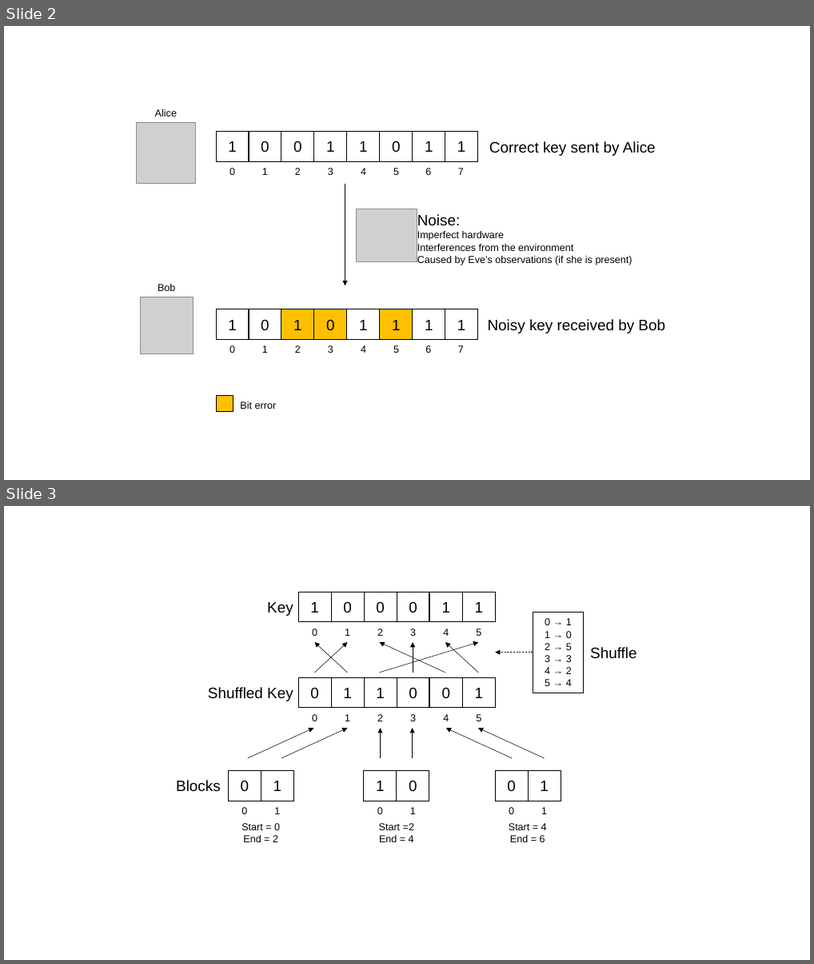
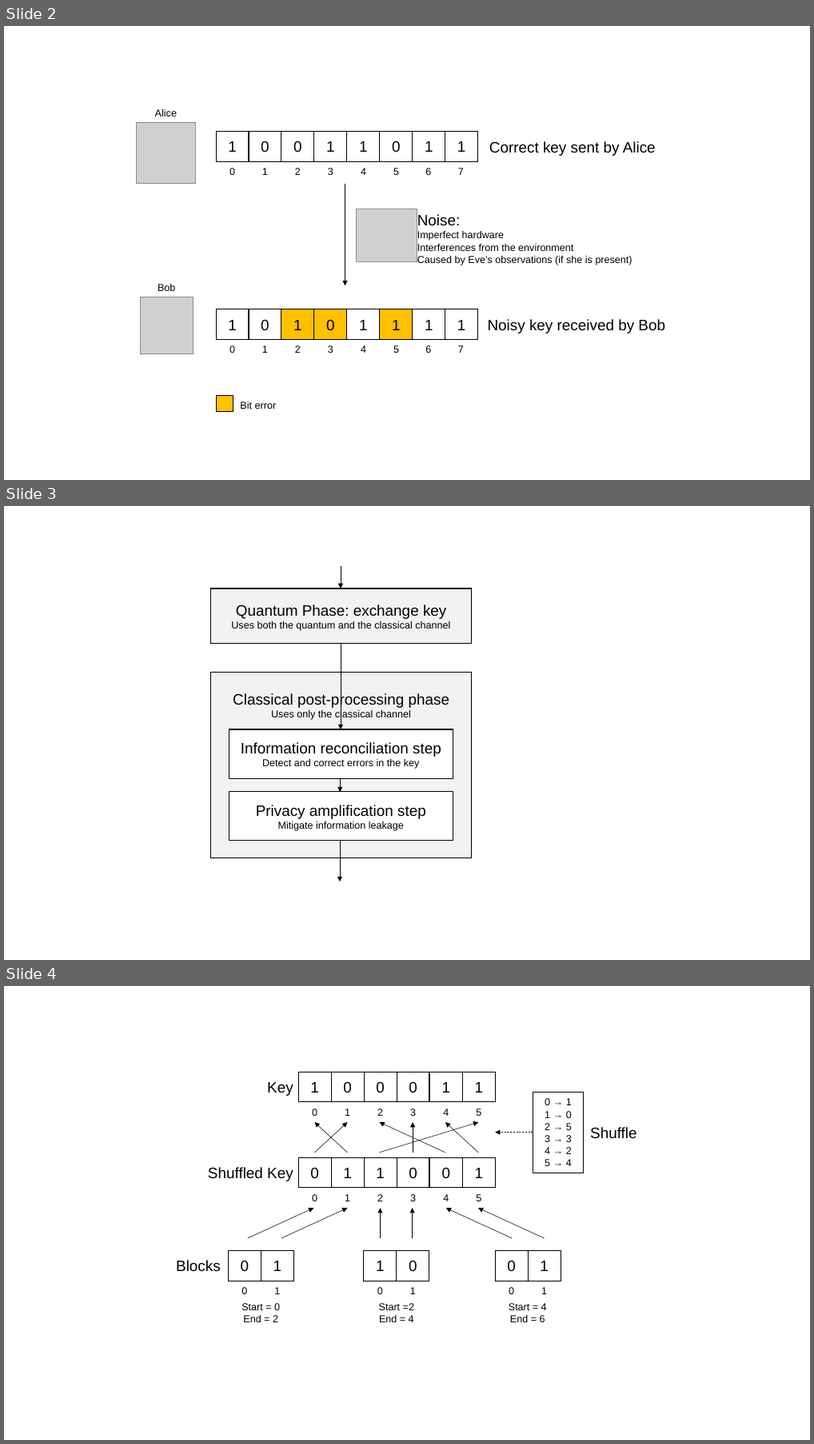
Before and after one commit to brunorijsman/cascade-python, a slide deck: docs/source/figures/figures.pptx. Shown one above the other, each under a label of ours: slides 2 and 3 before the commit, slides 2, 3 and 4 after it. The pictures are 814x964 and 814x1444 pixels, drawn with LibreOffice and Linux fonts; fonts in the diff are those of the drawing; grey boxes stand for pictures. Boxes give left, top, right and bottom in pixels: in the first picture for what was removed or moved away, otherwise in the second. Text is boxed around its words. In the diff, an @@ line names an element or a change of style, - is before the commit and + after.

Commit message:
classical post-processing

```diff
--- a/docs/source/figures/figures.pptx
+++ b/docs/source/figures/figures.pptx
@@ slide 3 added at box(4, 506, 810, 960), background #FFFFFF @@
@@ arrow added from (341, 566) to (341, 588), #000000 0.5 pt @@
@@ rectangle added at box(211, 588, 472, 644), fill #F2F2F2, outline #000000 1 pt, 12 pt, text #000000 @@
+Quantum Phase: exchange key
+Uses both the quantum and the classical channel
@@ arrow added from (341, 644) to (341, 729), #000000 0.5 pt @@
@@ rectangle added at box(211, 672, 472, 857), fill #F2F2F2, outline #000000 1 pt, 18 pt, text #000000 @@
+Classical post-processing phase
+Uses only the classical channel
@@ rectangle added at box(229, 729, 453, 778), fill #FFFFFF, outline #000000 1 pt, 12 pt, text #000000 @@
+Information reconciliation step
+Detect and correct errors in the key
@@ rectangle added at box(229, 792, 453, 840), fill #FFFFFF, outline #000000 1 pt, 12 pt, text #000000 @@
+Privacy amplification step
+Mitigate information leakage
@@ arrow added from (340, 778) to (340, 792), #000000 0.5 pt @@
@@ arrow added from (340, 840) to (340, 881), #000000 0.5 pt @@
@@ what was slide 3 is now slide 4 @@
```
Also in this commit, not shown: 2 other files.
